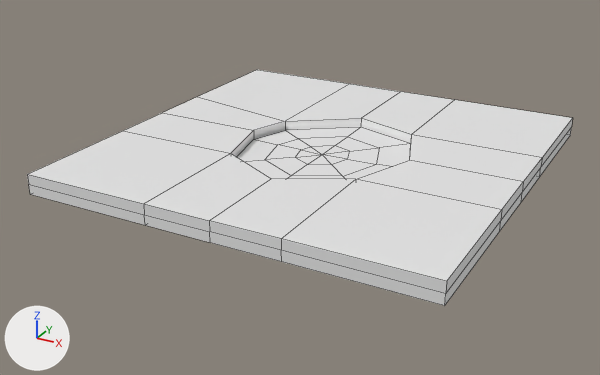
The FBX model Assets/Models/FinalModels/W2/W2_GROUND_2.fbx as it was, and as the next commit left it.
The view is the same before and after, from a camera (50 mm lens) standing at (82.94, -34.64, -21.02) and looking at (64.53, -1.18, -37.75). Arrows for +X, +Y and +Z are at lower left; the lights stay in place. Mesh edges are drawn as thin lines.

Names of what the first picture shows: 'W2_GROUND_2'.
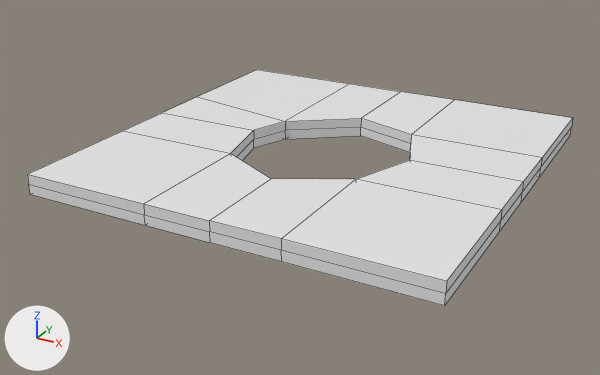
Boxes (x1, y1, x2, y2) around the edits, measured in the pictures (600 x 375 px):
part 1 of me_cube_043, deleted: before (237, 127, 411, 179)

The change, as a list of edits to the scene's bpy script:
```text
Change me_cube_043:
    used by ob_w2_ground_2; location = (65.23, 0.0, -36.17)
    remove me_cube_043.from_pydata(...)  # 89 vertices, 96 faces; spans x -10.0..10.0, y -10.0..10.0, z -0.5..0.5
    add me_cube_043.from_pydata(...)  # 72 vertices, 72 faces; spans x -10.0..10.0, y -10.0..10.0, z -0.5..0.5
    me_cube_043 part 1
    17 vertices are removed from x -2.6..2.9, y -3.3..2.7, z 0.0
    24 faces are deleted
```
